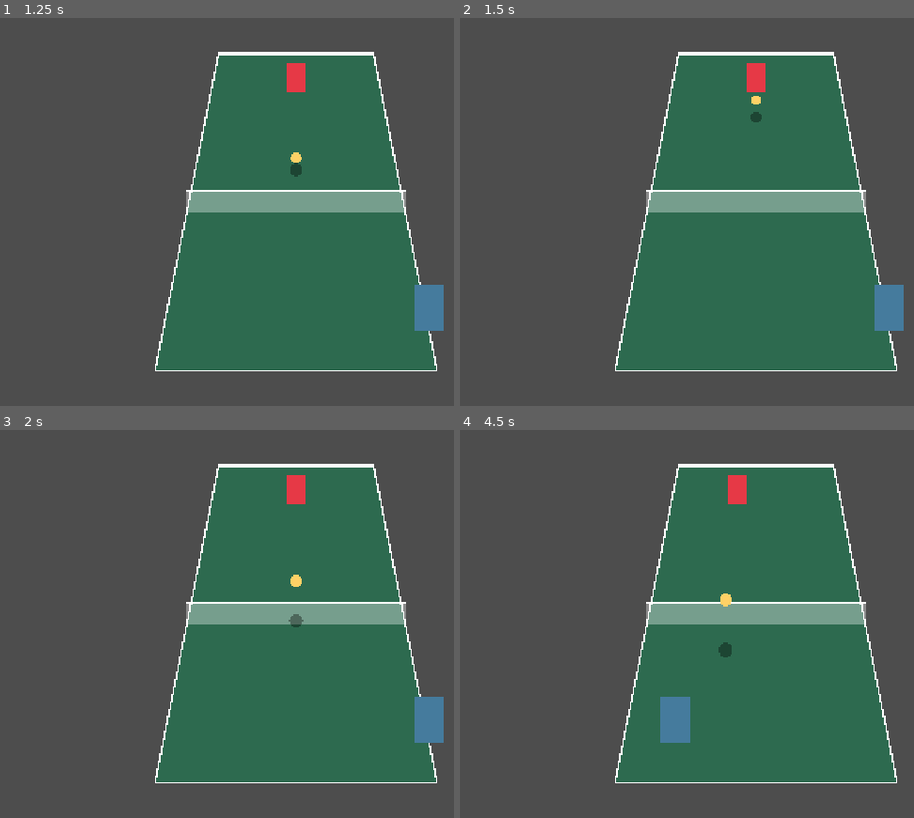
Above: before the commit, frames 1-4 (two rows, left to right).
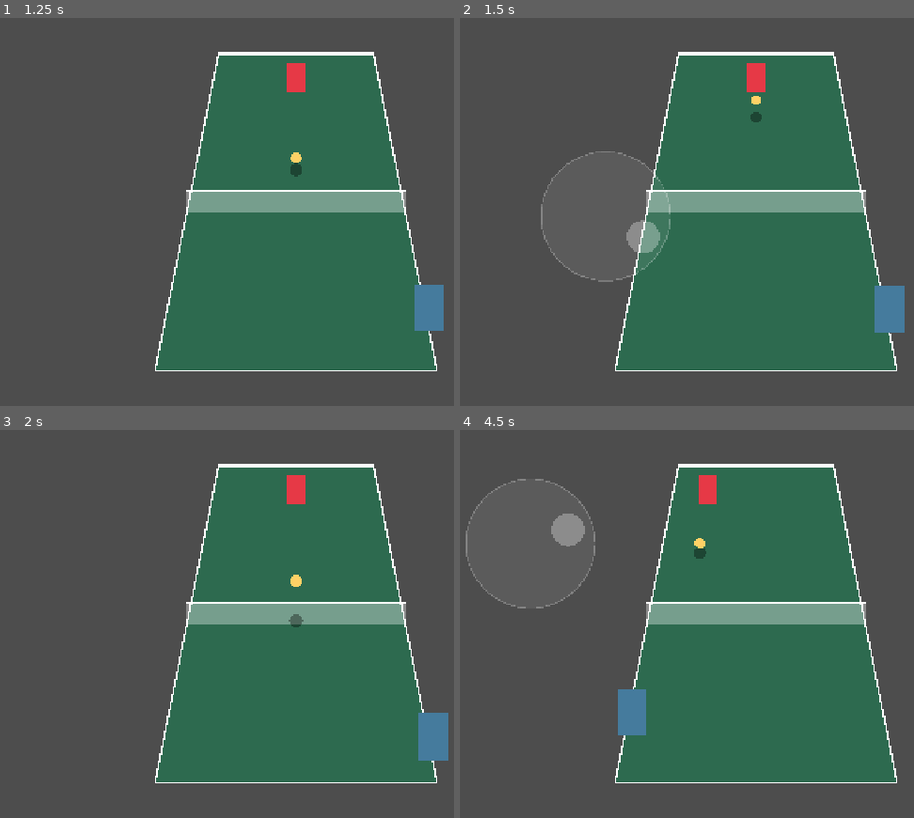
Above: after the commit, the same moments.

Repository: slamcoderpt/TennisGame
Game: Godot game, scene res://src/view/match.tscn
The game is run twice, just before and just after one commit, with the same random seed, the same clock (stepped at 60 frames per second) and the same inputs.
Inputs (mouse positions are in pixels of both pictures, inside the frame that each line leads up to):
- Up to frame 1 (1.25 s): tap Enter (ui_accept) at 0.5, 0.6, 0.77, 1.07 s; move the mouse to (outside the picture) at 0.52 s; hold Right (ui_right) from 0.53 s (still down); click (outside the picture) at 0.67 s
- Up to frame 2 (1.5 s): release Right (ui_right) at 1.25 s; drag from (605, 215) to (718, 277) at 1.27 s
- Up to frame 3 (2 s): no input
- Up to frame 4 (4.5 s): move the mouse to (832, 515) at 2.02 s; hold Right (ui_right) 2.03-2.75 s; tap Enter (ui_accept) at 2.1, 3.6, 3.77, 4.07 s; drag from (718, 689) to (532, 542) at 2.77 s; move the mouse to (outside the picture) at 3.52 s; hold Left (ui_left) 3.53-4.25 s; drag from (532, 542) to (641, 499) at 4.27 s

Frame 1 is identical in both runs. In frame 2, 0.8% of the frame differs, in the area x 17-98%, y 34-82%; in frame 3, 0.7%; in frame 4, 3.2%, in the area x 1-64%, y 11-81%.

Commit message:
feat: floating touch joystick and right-half hit zone

Diff:
--- a/src/input/player_input.gd
+++ b/src/input/player_input.gd
@@ -1,10 +1,49 @@
 extends Node2D
 
 const InputFrame := preload("res://src/sim/input_frame.gd")
+
+const JOY_RADIUS := 110.0
+
+var joy_id := -1
+var joy_origin := Vector2.ZERO
+var joy_current := Vector2.ZERO
+var touch_hit := false
+
+func _input(event: InputEvent) -> void:
+	var half := get_viewport_rect().size.x / 2.0
+	if event is InputEventScreenTouch:
+		if event.pressed:
+			if event.position.x < half and joy_id == -1:
+				joy_id = event.index
+				joy_origin = event.position
+				joy_current = event.position
+				queue_redraw()
+			elif event.position.x >= half:
+				touch_hit = true
+		elif event.index == joy_id:
+			joy_id = -1
+			queue_redraw()
+	elif event is InputEventScreenDrag and event.index == joy_id:
+		joy_current = event.position
+		queue_redraw()
 
 func consume_frame():
 	var f := InputFrame.new()
 	var kb := Input.get_vector("ui_left", "ui_right", "ui_up", "ui_down")
 	f.move = Vector2(kb.x, -kb.y)
-	f.hit_pressed = Input.is_action_just_pressed("ui_accept")
+	if joy_id != -1:
+		var v := (joy_current - joy_origin) / JOY_RADIUS
+		if v.length() > 1.0:
+			v = v.normalized()
+		f.move = Vector2(v.x, -v.y)
+	f.hit_pressed = Input.is_action_just_pressed("ui_accept") or touch_hit
+	touch_hit = false
 	return f
+
+func _draw() -> void:
+	if joy_id == -1:
+		return
+	draw_circle(joy_origin, JOY_RADIUS, Color(1, 1, 1, 0.08))
+	draw_arc(joy_origin, JOY_RADIUS, 0, TAU, 48, Color(1, 1, 1, 0.25), 2.0)
+	var knob := joy_origin + (joy_current - joy_origin).limit_length(JOY_RADIUS)
+	draw_circle(knob, 28.0, Color(1, 1, 1, 0.3))
